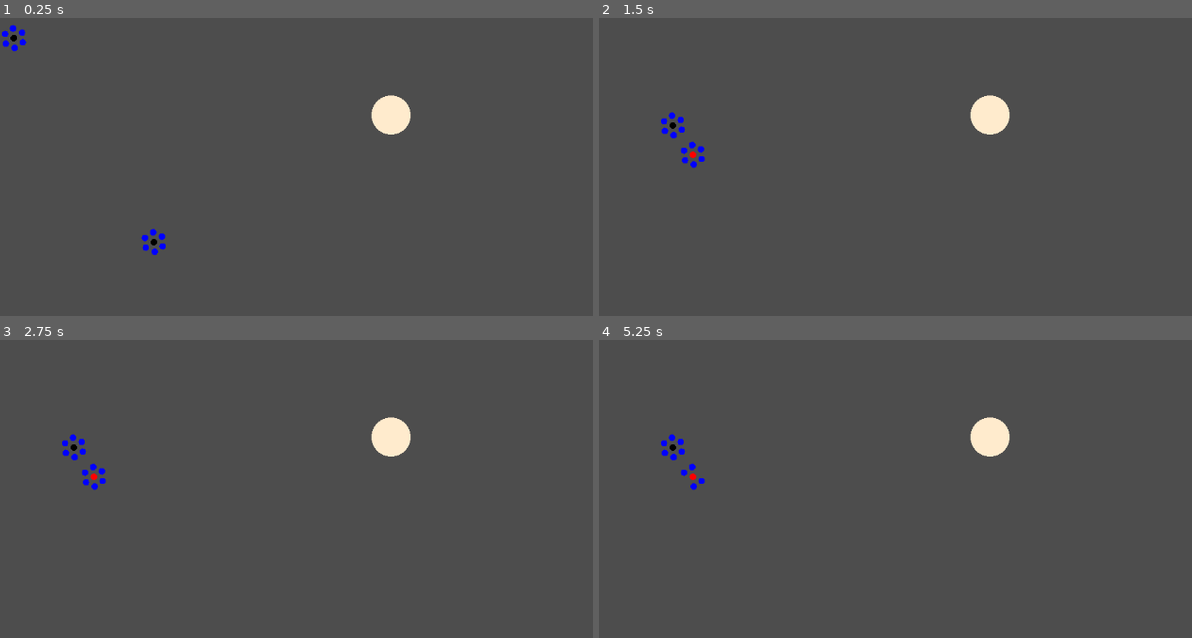
Above: before the commit, frames 1-4 (two rows, left to right).
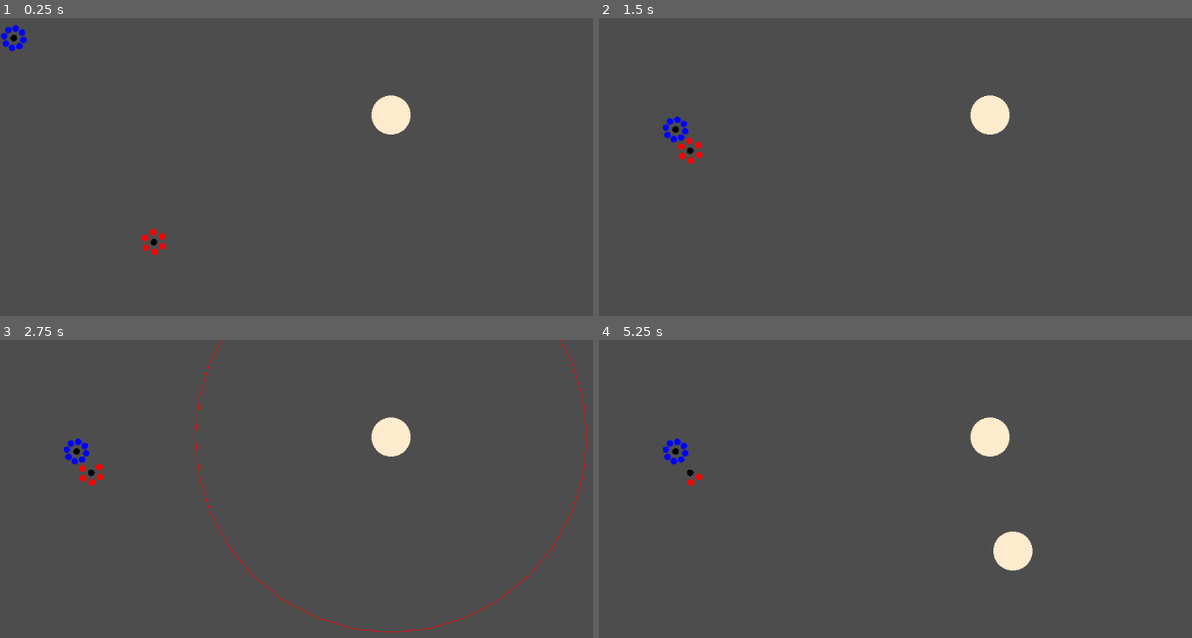
Above: after the commit, the same moments.

Repository: the-alex-g/CardGame
Game: Godot game, scene res://world/world.tscn
The game is run twice, just before and just after one commit, with the same random seed, the same clock (stepped at 60 frames per second) and the same inputs.
Inputs (mouse positions are in pixels of both pictures, inside the frame that each line leads up to):
- Up to frame 1 (0.25 s): no input
- Up to frame 2 (1.5 s): move the mouse to (628, 59) at 0.52 s; click (628, 59) at 0.67 s; move the mouse to (699, 161) at 1.27 s; click (699, 161) at 1.42 s
- Up to frame 3 (2.75 s): tap Enter at 2 s; move the mouse to (391, 438) at 2.02 s; click (391, 438) at 2.17 s
- Up to frame 4 (5.25 s): tap Space at 2.75, 5 s; move the mouse to (937, 635) at 2.77 s; click (937, 635) at 2.92 s; move the mouse to (outside the picture) at 3.52 s; click (outside the picture) at 3.67 s; tap Enter at 4.25 s; move the mouse to (747, 489) at 4.27 s; click (747, 489) at 4.42 s; move the mouse to (1014, 551) at 5.02 s; click (1014, 551) at 5.17 s

The runs differ from the first frame. In frame 1, 0.3% of the frame differs, in the area x 0-28%, y 2-80%; in frame 2, 0.5%; in frame 3, 1.1%; in frame 4, 1.1%, in the area x 10-74%, y 31-78%.

Commit message:
Refactor selection and soldier-managing into separate scenes

Diff:
--- /dev/null
+++ b/project/shared/selectable.gd
@@ -0,0 +1,33 @@
+class_name Selectable
+extends Area2D
+
+signal clicked
+
+@export var radius := 20.0 : set = _set_radius
+
+var _selected := false
+
+
+func _input(event:InputEvent)->void:
+	if not _selected:
+		return
+	if event is InputEventMouseButton:
+		if event.is_pressed() and event.button_index == MOUSE_BUTTON_LEFT:
+			clicked.emit()
+
+
+func _set_radius(value:float)->void:
+	radius = value
+	var shape := CircleShape2D.new()
+	shape.radius = radius
+	$CollisionShape2D.shape = shape
+
+
+func _on_mouse_entered()->void:
+	if not SelectionManager.block_selection:
+		_selected = true
+
+
+func _on_mouse_exited():
+	if not SelectionManager.block_selection:
+		_selected = false
--- /dev/null
+++ b/project/shared/selectable.tscn
@@ -0,0 +1,16 @@
+[gd_scene load_steps=3 format=3 uid="uid://dbldlgbmi56yh"]
+
+[ext_resource type="Script" path="res://shared/selectable.gd" id="1_5bo76"]
+
+[sub_resource type="CircleShape2D" id="CircleShape2D_g8hgl"]
+
+[node name="Selectable" type="Area2D"]
+monitoring = false
+monitorable = false
+script = ExtResource("1_5bo76")
+
+[node name="CollisionShape2D" type="CollisionShape2D" parent="."]
+shape = SubResource("CircleShape2D_g8hgl")
+
+[connection signal="mouse_entered" from="." to="." method="_on_mouse_entered"]
+[connection signal="mouse_exited" from="." to="." method="_on_mouse_exited"]
--- a/project/shared/selection_manager.gd
+++ b/project/shared/selection_manager.gd
@@ -8,8 +8,7 @@
 
 
 func _ready()->void:
-	object = load("res://soldier/captain/captain.tscn").instantiate()
-	object.color = Color.RED
+	object = load("res://towers/tower.tscn").instantiate()
 
 
 func _set_object(value:Node2D)->void:
--- a/project/shared/target.gd
+++ b/project/shared/target.gd
@@ -6,22 +6,10 @@
 @export var team_index := 0
 
 var is_dead := false : set = _set_is_dead
-var _focused := false
 
 
 func _ready()->void:
-	input_pickable = true
-	mouse_entered.connect(Callable(self, "_on_mouse_entered"))
-	mouse_exited.connect(Callable(self, "_on_mouse_exited"))
 	TargetTracker.add_target(self)
-
-
-func _input(event:InputEvent)->void:
-	if not _focused:
-		return
-	if event is InputEventMouseButton:
-		if event.is_pressed() and event.button_index == MOUSE_BUTTON_LEFT:
-			_resolve_click()
 
 
 func damage(_attack_array:Array)->void:
@@ -38,12 +26,3 @@
 
 func _resolve_click()->void:
 	pass
-
-
-func _on_mouse_entered()->void:
-	if not SelectionManager.block_selection:
-		_focused = true
-
-
-func _on_mouse_exited():
-	_focused = false
--- a/project/towers/tower.gd
+++ b/project/towers/tower.gd
@@ -1,7 +1,5 @@
 class_name Tower
 extends Target
-
-signal left_mouse_button_pressed
 
 @export var health := 30
 @export var tower_spawn_radius := 300
@@ -17,13 +15,6 @@
 	super._ready()
 
 
-func _input(event:InputEvent)->void:
-	if event is InputEventMouseButton and event.is_pressed():
-		if event.button_index == MOUSE_BUTTON_LEFT:
-			emit_signal("left_mouse_button_pressed")
-	super._input(event)
-
-
 func damage(attack_array:Array)->void:
 	for attack in attack_array:
 		health -= attack.damage
@@ -37,7 +28,7 @@
 	draw_circle(Vector2.ZERO, tower_radius, Color.BLANCHED_ALMOND)
 
 
-func _resolve_click()->void:
+func _on_selectable_clicked()->void:
 	if not _waiting_for_tower_spawn:
 		match SelectionManager.selected_object_type:
 			SelectionManager.ObjectTypes.TOWER:
@@ -49,7 +40,7 @@
 func _locate_tower()->void:
 	_set_waiting_for_tower_spawn(true)
 	while _waiting_for_tower_spawn:
-		await left_mouse_button_pressed
+		await $Selectable.clicked
 		_spawn_tower()
 
 
--- a/project/towers/tower.tscn
+++ b/project/towers/tower.tscn
@@ -1,6 +1,7 @@
-[gd_scene load_steps=3 format=3 uid="uid://bdh15jqfi0hyn"]
+[gd_scene load_steps=4 format=3 uid="uid://bdh15jqfi0hyn"]
 
 [ext_resource type="Script" path="res://towers/tower.gd" id="1_5acbk"]
+[ext_resource type="PackedScene" uid="uid://dbldlgbmi56yh" path="res://shared/selectable.tscn" id="2_28bp1"]
 
 [sub_resource type="CircleShape2D" id="CircleShape2D_f0rvp"]
 radius = 30.0
@@ -10,3 +11,7 @@
 
 [node name="CollisionShape2D" type="CollisionShape2D" parent="."]
 shape = SubResource("CircleShape2D_f0rvp")
+
+[node name="Selectable" parent="." instance=ExtResource("2_28bp1")]
+
+[connection signal="clicked" from="Selectable" to="." method="_on_selectable_clicked"]
--- /dev/null
+++ b/project/unit/soldier_container.gd
@@ -0,0 +1,103 @@
+class_name SoldierContainer
+extends Node2D
+
+signal dead
+signal ranged_attack_ended(hit)
+
+var unit_size : int
+var unit_type : String
+var color : Color
+var attacks : Array : get = _get_attacks
+var _captain : Captain
+
+@onready var _soldiers : Node2D = $Soldiers
+
+
+func _ready()->void:
+	assert(get_parent() is Unit, "There is a SoldierContainer who's parent is not a Unit")
+
+
+func damage(attack_array:Array)->void:
+	for attack in attack_array:
+		if _get_soldier_count() == 0 and _captain != null:
+			_captain.deal_damage(attack)
+		elif _get_soldier_count() > 0:
+			_get_soldier().deal_damage(attack)
+		if _get_soldier_count() == 0 and _captain == null:
+			dead.emit()
+			break
+
+
+func populate_unit()->void:
+	# add all the soldiers in the proper formation.
+	_instance_soldier(Vector2.ZERO)
+	for i in unit_size - 1:
+		_instance_soldier(Vector2.RIGHT.rotated(TAU * i / (unit_size - 1) ) * 15.0)
+
+
+func _instance_soldier(soldier_position:Vector2)->void:
+	# add a soldier
+	var soldier := Soldier.new()
+	if unit_type == "Ranged":
+		soldier.shoot.connect(Callable(self, "_on_soldier_shoot"))
+	soldier.soldier_type = unit_type
+	soldier.position = soldier_position
+	soldier.color = color
+	_soldiers.add_child(soldier)
+
+
+func _get_attacks()->Array:
+	var attack_array := []
+	for soldier in _get_soldiers():
+		if is_instance_valid(soldier):
+			attack_array.append(soldier.attack)
+	return attack_array
+
+
+func _on_soldier_shoot(ammo:Ammo, from:Vector2)->void:
+	_instance_ammunition(ammo, from)
+	var hit : bool = await ammo.ended
+	ranged_attack_ended.emit(hit)
+
+
+func _instance_ammunition(ammo:Ammo, from:Vector2)->void:
+	ammo.global_position = from
+	ammo.direction = get_parent().angle_to_target
+	ammo.bodies_to_ignore.append(get_parent())
+	get_tree().current_scene.add_child(ammo)
+
+
+func _get_soldier()->Soldier:
+	return _get_soldiers().pick_random()
+
+
+func _get_soldiers()->Array:
+	var soldiers := []
+	for soldier in _soldiers.get_children():
+		if soldier.visible:
+			soldiers.append(soldier)
+	return soldiers
+
+
+func _get_soldier_count()->int:
+	# returns the number of not-dead soldiers
+	return _get_soldiers().size()
+
+
+func add_captain(captain:Captain)->void:
+	_instance_captain(captain)
+	_apply_captain_bonus(captain.unit_bonus)
+
+
+func _instance_captain(captain:Captain)->void:
+	_soldiers.get_children()[0].hide()
+	captain.root_unit = get_parent()
+	if _captain != null:
+		_captain.queue_free()
+	_captain = captain
+	add_child(_captain)
+
+
+func _apply_captain_bonus(unit_bonus:Stats)->void:
+	for soldier in _get_soldiers():
+		soldier.captain_bonus = unit_bonus
--- /dev/null
+++ b/project/unit/soldier_container.tscn
@@ -0,0 +1,8 @@
+[gd_scene load_steps=2 format=3 uid="uid://dpkhmhq5ctckj"]
+
+[ext_resource type="Script" path="res://unit/soldier_container.gd" id="1_cxjsp"]
+
+[node name="SoldierContainer" type="Node2D"]
+script = ExtResource("1_cxjsp")
+
+[node name="Soldiers" type="Node2D" parent="."]
--- a/project/unit/unit.gd
+++ b/project/unit/unit.gd
@@ -1,7 +1,5 @@
 class_name Unit
 extends Target
-
-signal ranged_attack_ended(hit)
 
 const FLEE_DISTANCE := 100
 
@@ -10,23 +8,23 @@
 @export var speed := 150.0
 @export var attack_delay_time := 1.0
 @export var color := Color.BLUE
-@export var hit_radius := 45.0
+@export var hit_radius := 30.0
 
 @export_category("Unit Type")
 @export_enum("Melee", "Ranged") var unit_type := "Melee"
 
+var angle_to_target : float : get = _get_angle_to_target
 var _target : Target
-var _captain : Captain
 var _is_target_in_range := false : set = _set_is_target_in_range
 
-@onready var _soldier_container : Node2D = $Soldiers
+@onready var _soldier_container : SoldierContainer = $SoldierContainer
 @onready var _attack_delay_timer : Timer = $AttackDelayTimer
 @onready var _targeting_system : TargetingSystem = $TargetingSystem
 
 
 func _ready()->void:
 	_update_targeting_system()
-	_populate_unit()
+	_update_soldier_container()
 	_add_captain(load("res://soldier/captain/captain.tscn").instantiate())
 	super._ready()
 
@@ -43,10 +41,9 @@
 		if not _is_target_in_range: # you need to get closer
 			# so, move the unit
 			_move_towards_target(delta)
-		else:
-			if unit_type == "Ranged" and global_position.distance_squared_to(_target.global_position) < pow(FLEE_DISTANCE, 2):
-				pass
-				#_move_away_from_target(delta)
+#		else:
+#			if unit_type == "Ranged" and global_position.distance_squared_to(_target.global_position) < pow(FLEE_DISTANCE, 2):
+#				_move_away_from_target(delta)
 
 
 func _update_targeting_system()->void:
@@ -54,22 +51,11 @@
 	_targeting_system.team_index = team_index
 
 
-func _populate_unit()->void:
-	# add all the soldiers in the proper formation.
-	_instance_soldier(Vector2.ZERO)
-	for i in unit_size - 1:
-		_instance_soldier(Vector2.RIGHT.rotated(TAU * i / (unit_size - 1) ) * 15.0)
-
-
-func _instance_soldier(soldier_position:Vector2)->void:
-	# add a soldier
-	var soldier := Soldier.new()
-	if unit_type == "Ranged":
-		soldier.shoot.connect(Callable(self, "_on_soldier_shoot"))
-	soldier.soldier_type = unit_type
-	soldier.position = soldier_position
-	soldier.color = color
-	_soldier_container.add_child(soldier)
+func _update_soldier_container()->void:
+	_soldier_container.unit_size = unit_size
+	_soldier_container.unit_type = unit_type
+	_soldier_container.color = color
+	_soldier_container.populate_unit()
 
 
 func _move_towards_target(delta:float)->void:
@@ -87,29 +73,14 @@
 func _attack()->void:
 	# compile an array of soldier attacks and send it to the target
 	if is_instance_valid(_target):
-		var attack_array := []
-		for soldier in _get_soldiers():
-			if is_instance_valid(soldier):
-				attack_array.append(soldier.attack)
+		var attack_array : Array = _soldier_container.attacks
 		match unit_type:
 			"Melee":
 				_target.damage(attack_array)
 			"Ranged":
-				var attack_hit : bool = await ranged_attack_ended
+				var attack_hit : bool = await _soldier_container.ranged_attack_ended
 				if attack_hit:
 					_target.damage(attack_array)
-
-
-func _get_soldier()->Soldier:
-	return _get_soldiers().pick_random()
-
-
-func _get_soldiers()->Array:
-	var soldiers := []
-	for soldier in _soldier_container.get_children():
-		if soldier.visible:
-			soldiers.append(soldier)
-	return soldiers
 
 
 func _set_is_dead(value:bool)->void:
@@ -130,37 +101,16 @@
 	_attack()
 
 
-func _on_soldier_shoot(ammo:Ammo, from:Vector2)->void:
-	_instance_ammunition(ammo, from)
-	var hit : bool = await ammo.ended
-	emit_signal("ranged_attack_ended", hit)
-
-
-func _instance_ammunition(ammo:Ammo, from:Vector2)->void:
-	ammo.global_position = from
-	ammo.direction = get_angle_to(_target.global_position)
-	ammo.bodies_to_ignore.append(self)
-	get_tree().current_scene.add_child(ammo)
-
-
 func damage(attack_array:Array)->void:
 	# given an array of attacks, assign them to soldiers and check for death
 	if is_dead:
 		return
 
-	for attack in attack_array:
-		if _get_soldier_count() == 0 and _captain != null:
-			_captain.deal_damage(attack)
-		elif _get_soldier_count() > 0:
-			_get_soldier().deal_damage(attack)
-		if _get_soldier_count() == 0 and _captain == null:
-			_set_is_dead(true)
-			break
+	_soldier_container.damage(attack_array)
 
 
-func _get_soldier_count()->int:
-	# returns the number of not-dead soldiers
-	return _get_soldiers().size()
+func _get_angle_to_target()->float:
+	return get_angle_to(_target.global_position)
 
 
 func _on_targeting_system_aquired_new_target(new_target:Target)->void:
@@ -177,27 +127,16 @@
 	_set_is_target_in_range(is_target_in_range)
 
 
-func _add_captain(captain:Captain)->void:
-	_instance_captain(captain)
-	_apply_captain_bonus(captain.unit_bonus)
-	_targeting_system.aquired_new_target.connect(Callable(captain, "_on_unit_targeting_update_target"))
-
-
-func _resolve_click()->void:
+func _on_selectable_clicked()->void:
 	match SelectionManager.selected_object_type:
 		SelectionManager.ObjectTypes.CAPTAIN:
 			_add_captain(SelectionManager.object)
 
 
-func _instance_captain(captain:Captain)->void:
-	_soldier_container.get_children()[0].hide()
-	captain.root_unit = self
-	if _captain != null:
-		_captain.queue_free()
-	_captain = captain
-	add_child(_captain)
+func _add_captain(captain:Captain)->void:
+	_targeting_system.aquired_new_target.connect(Callable(captain, "_on_unit_targeting_update_target"))
+	_soldier_container.add_captain(captain)
 
 
-func _apply_captain_bonus(unit_bonus:Stats)->void:
-	for soldier in _get_soldiers():
-		soldier.captain_bonus = unit_bonus
+func _on_soldier_container_dead()->void:
+	_set_is_dead(true)
--- a/project/unit/unit.tscn
+++ b/project/unit/unit.tscn
@@ -1,7 +1,9 @@
-[gd_scene load_steps=4 format=3 uid="uid://xgfxsdir034"]
+[gd_scene load_steps=6 format=3 uid="uid://xgfxsdir034"]
 
 [ext_resource type="Script" path="res://unit/unit.gd" id="1_faclc"]
 [ext_resource type="PackedScene" uid="uid://c0flmbctes8js" path="res://shared/targeting/targeting_system.tscn" id="2_po14y"]
+[ext_resource type="PackedScene" uid="uid://dbldlgbmi56yh" path="res://shared/selectable.tscn" id="3_kuvoy"]
+[ext_resource type="PackedScene" uid="uid://dpkhmhq5ctckj" path="res://unit/soldier_container.tscn" id="3_rg732"]
 
 [sub_resource type="CircleShape2D" id="CircleShape2D_vyote"]
 radius = 20.0
@@ -14,10 +16,14 @@
 
 [node name="TargetingSystem" parent="." instance=ExtResource("2_po14y")]
 
-[node name="Soldiers" type="Node2D" parent="."]
+[node name="SoldierContainer" parent="." instance=ExtResource("3_rg732")]
 
 [node name="AttackDelayTimer" type="Timer" parent="."]
 
+[node name="Selectable" parent="." instance=ExtResource("3_kuvoy")]
+
 [connection signal="aquired_new_target" from="TargetingSystem" to="." method="_on_targeting_system_aquired_new_target"]
 [connection signal="updated_target_in_range" from="TargetingSystem" to="." method="_on_targeting_system_updated_target_in_range"]
+[connection signal="dead" from="SoldierContainer" to="." method="_on_soldier_container_dead"]
 [connection signal="timeout" from="AttackDelayTimer" to="." method="_on_attack_delay_timer_timeout"]
+[connection signal="clicked" from="Selectable" to="." method="_on_selectable_clicked"]
--- a/project/world/world.tscn
+++ b/project/world/world.tscn
@@ -6,10 +6,12 @@
 [node name="World" type="Node2D"]
 
 [node name="Unit" parent="." instance=ExtResource("2_ul3bs")]
+unit_size = 9
 team_index = 1
 
 [node name="Unit2" parent="." instance=ExtResource("2_ul3bs")]
 position = Vector2(257, 375)
+color = Color(1, 0, 0, 1)
 
 [node name="Tower" parent="." instance=ExtResource("2_dymgq")]
 position = Vector2(599, 149)
